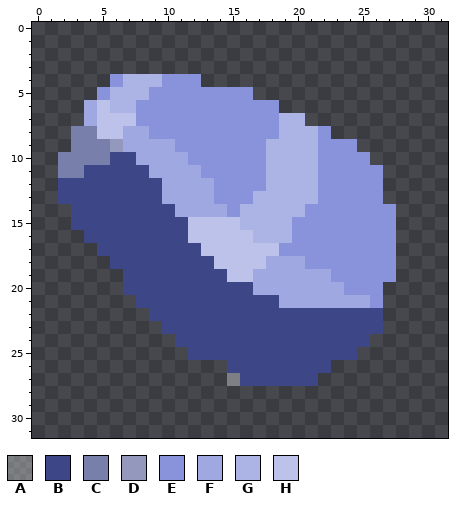
Two versions of one pixel-art sprite, sprites/items/cobalt.png. Above is the file before it was changed.
The file is 32x32 pixels.
Palette (. is transparent): A #ffffff4d  B #3d4787  C #787fab  D #9398bc  E #8893db  F #a0a8e2  G #acb3e5  H #bcc2ea
New version:
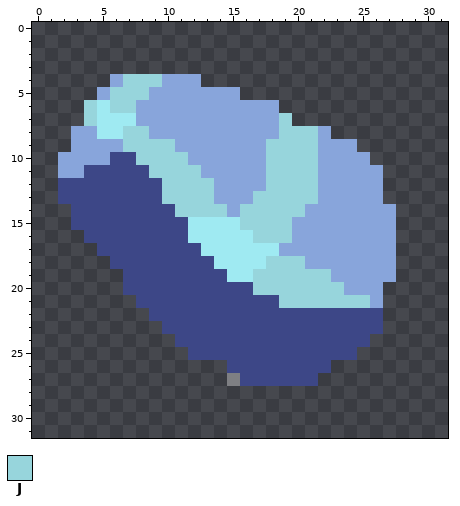
Colours new in this view: J #97d5dc
Changes in this commit:
@@ palette @@
-E #8893db
+E #88a5db
-H #bcc2ea
+H #9feaf2
@@ x 0..31 @@
  3 ................................
- 4 ......EGGGEEE...................
- 5 .....EGGGEEEEEEEE...............
- 6 ....FHGGEEEEEEEEEEE.............
- 7 ....FHHHEEEEEEEEEEEGG...........
- 8 ...CCHHFFEEEEEEEEEEGGGE.........
- 9 ...CCCDFFFFEEEEEEEGGGGEEE.......
-10 ..CCCCBBFFFFEEEEEEGGGGEEEE......
-11 ..CCBBBBBFFFFEEEEEGGGGEEEEE.....
-12 ..BBBBBBBBFFFFEEEEGGGGEEEEE.....
-13 ..BBBBBBBBFFFFEEEGGGGGEEEEE.....
-14 ...BBBBBBBBFFFFEGGGGGEEEEEEE....
-15 ...BBBBBBBBBHHHHGGGGEEEEEEEE....
-16 ....BBBBBBBBHHHHHGGGEEEEEEEE....
+ 4 ......EJJJEEE...................
+ 5 .....EJJJEEEEEEE................
+ 6 ....JHJJEEEEEEEEEEE.............
+ 7 ....JHHHEEEEEEEEEEEJ............
+ 8 ...EEHHJJEEEEEEEEEEJJJE.........
+ 9 ...EEEEJJJJEEEEEEEJJJJEEE.......
+10 ..EEEEBBJJJJEEEEEEJJJJEEEE......
+11 ..EEBBBBBJJJJEEEEEJJJJEEEEE.....
+12 ..BBBBBBBBJJJJEEEEJJJJEEEEE.....
+13 ..BBBBBBBBJJJJEEEJJJJJEEEEE.....
+14 ...BBBBBBBBJJJJEJJJJJEEEEEEE....
+15 ...BBBBBBBBBHHHHJJJJEEEEEEEE....
+16 ....BBBBBBBBHHHHHJJJEEEEEEEE....
 17 .....BBBBBBBBHHHHHHEEEEEEEEE....
-18 ......BBBBBBBBHHHHFFFEEEEEEE....
-19 .......BBBBBBBBHHFFFFFFEEEEE....
-20 .......BBBBBBBBBBFFFFFFFEEE.....
-21 ........BBBBBBBBBBBFFFFFFFE.....
+18 ......BBBBBBBBHHHHJJJEEEEEEE....
+19 .......BBBBBBBBHHJJJJJJEEEEE....
+20 .......BBBBBBBBBBJJJJJJJEEE.....
+21 ........BBBBBBBBBBBJJJJJJJE.....
 22 .........BBBBBBBBBBBBBBBBBB.....
Boxes around the changes in both pictures, in picture pixels (x1, y1, x2, y2):
changed: (58, 74, 396, 308)
